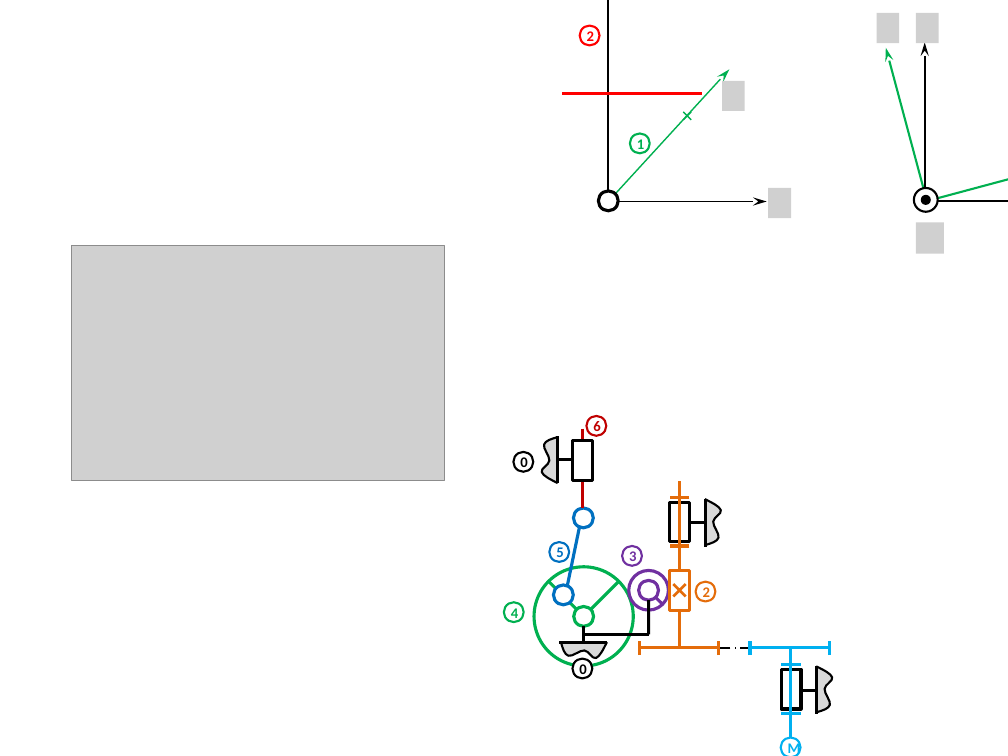
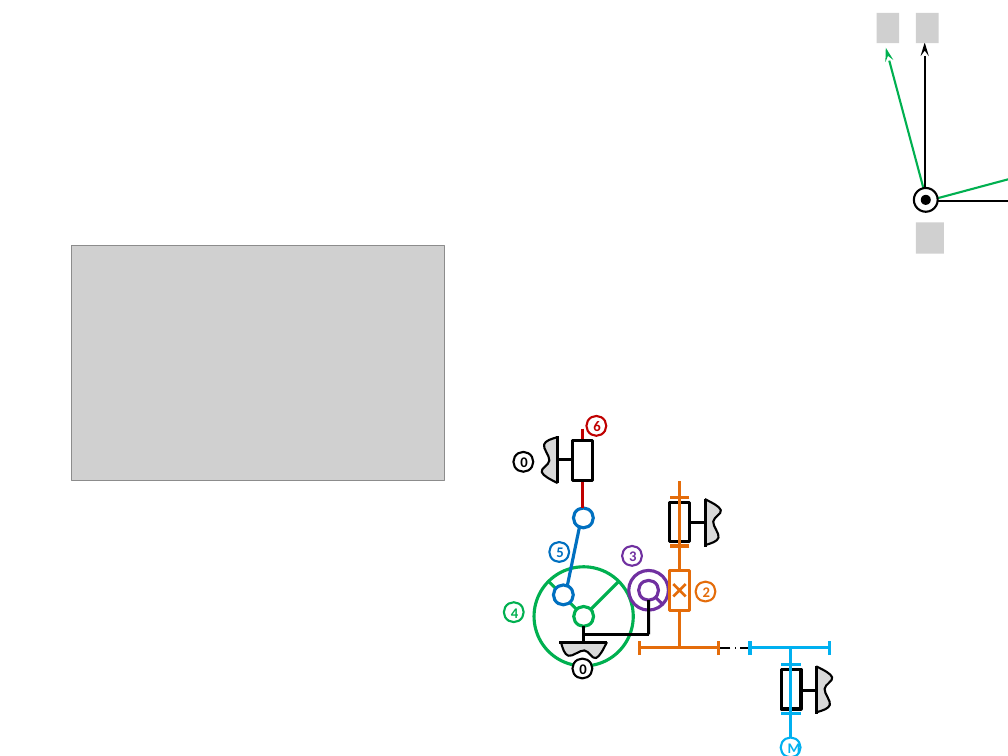
Before and after one commit to xpessoles/TP_Documents_PSI, a slide deck: slide 2 of Moby_Crea/Documentation_Moby_Figures.pptx. Drawn at 1008x756 pixels with LibreOffice and Linux fonts; fonts in the diff are those of the drawing; grey boxes stand for pictures; background and template pictures are left out. Boxes give left, top, right and bottom in pixels: in the first picture for what was removed or moved away, otherwise in the second. Text is boxed around its words. In the diff, an @@ line names an element or a change of style, - is before the commit and + after.

```diff
--- a/Moby_Crea/Documentation_Moby_Figures.pptx
+++ b/Moby_Crea/Documentation_Moby_Figures.pptx
@@ ellipse removed at (580,25,600,45) @@
-2
@@ arrow removed from (608, 202) to (608, 0) @@
@@ arrow removed from (615, 194) to (730, 70) @@
@@ picture removed at (723,81,745,111) @@
@@ line removed from (562, 94) to (702, 94) @@
@@ line removed from (683, 120) to (691, 112) @@
@@ line removed from (691, 120) to (683, 112) @@
@@ ellipse removed at (630,133,650,153) @@
-1
@@ ellipse removed at (599,191,619,211) @@
@@ arrow removed from (608, 202) to (767, 202) @@
@@ picture removed at (768,187,791,218) @@
```
Also in this commit, not shown: 1 slide added.
